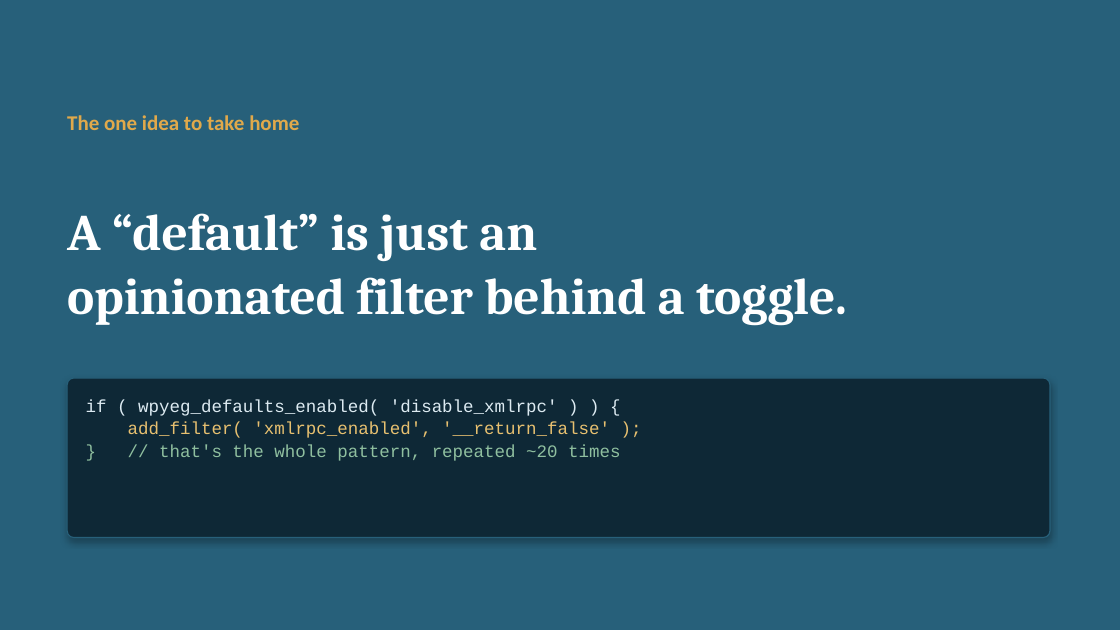
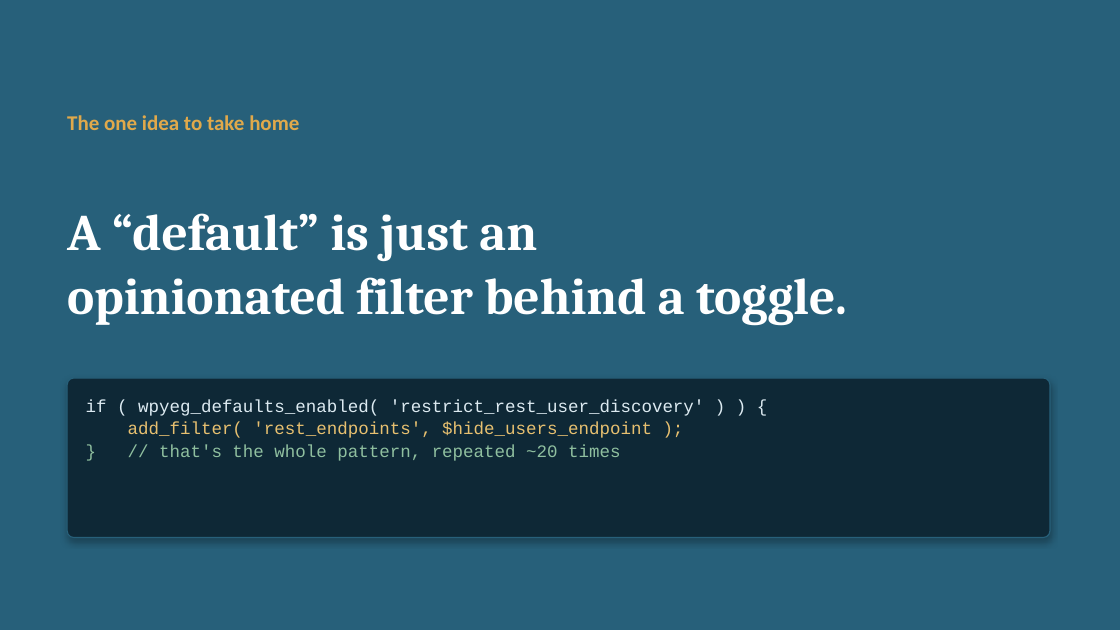
Before and after one commit to WPYEG/Better-by-Default, a slide deck: slide 3 of workshop/Better-by-Default.pptx. Drawn at 1120x630 pixels with LibreOffice and Linux fonts; fonts in the diff are those of the drawing. Boxes give left, top, right and bottom in pixels: in the first picture for what was removed or moved away, otherwise in the second. Text is boxed around its words. In the diff, an @@ line names an element or a change of style, - is before the commit and + after.

Commit message:
docs(workshop): align the deck with the corrected defaults
The workshop deck still taught the pre-alignment model. Update both deck
sources — the iA Presenter markdown and the pptxgenjs generator — and
regenerate the .pptx:

- XML-RPC: granular per-category toggles + multicall server swap, not the
  blunt xmlrpc_enabled=false.
- Application Passwords: available by default (the safer credential), not
  disabled.
- Strong passwords: 15+ chars + breach screening (NIST/OWASP), not 12-char
  forced composition.
- Title-only admin search: post_search_columns, not a posts_search rewrite.
- Login logo: defaults to keep_default; any change links home (the separate
  link toggle is gone).
- Opening framing + cheat sheet updated to match.

Also fix build_deck.js's output path (was a foreign /home/claude path) so
the .pptx builds reproducibly in-repo.

Better-by-Default.pdf still needs re-export from iA Presenter (GUI-only) —
the one deck artifact that can't be regenerated headlessly.

```diff
--- a/workshop/Better-by-Default.pptx
+++ b/workshop/Better-by-Default.pptx
@@ text at (86,400,705,438): text changed; text colour #E7C070 to #DCEAF1 @@
-if ( wpyeg_defaults_enabled( 'disable_xmlrpc' ) ) {
-add_filter( 'xmlrpc_enabled', '__return_false' );
+if ( wpyeg_defaults_enabled( 'restrict_rest_user_discovery' ) ) {
+add_filter( 'rest_endpoints', $hide_users_endpoint );
```
Also in this commit, not shown: 7 other slides changed, 2 other files.
